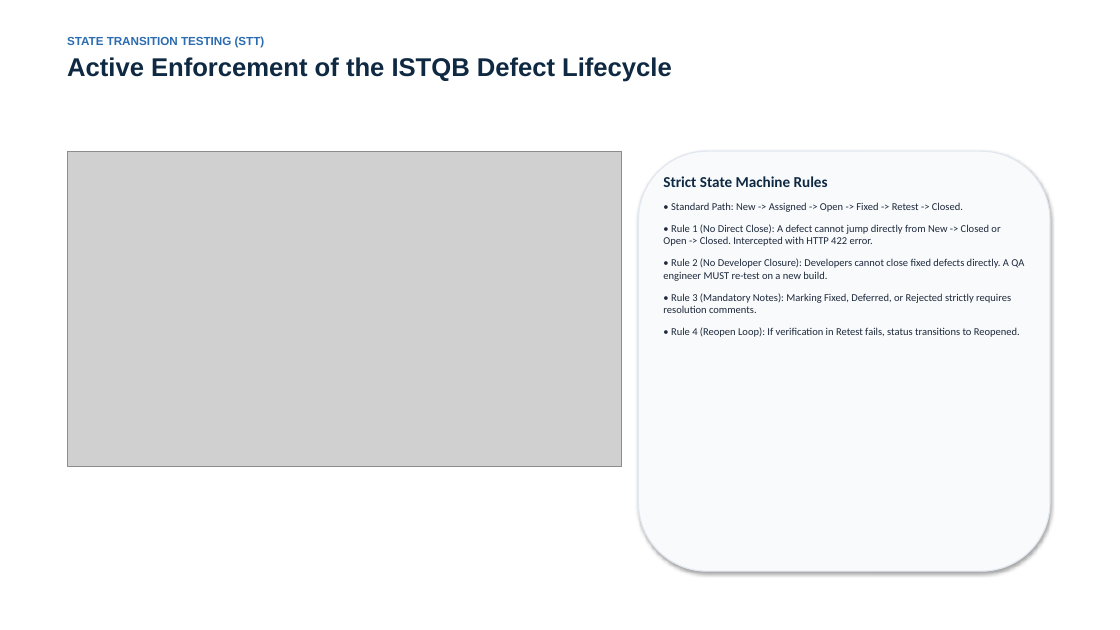
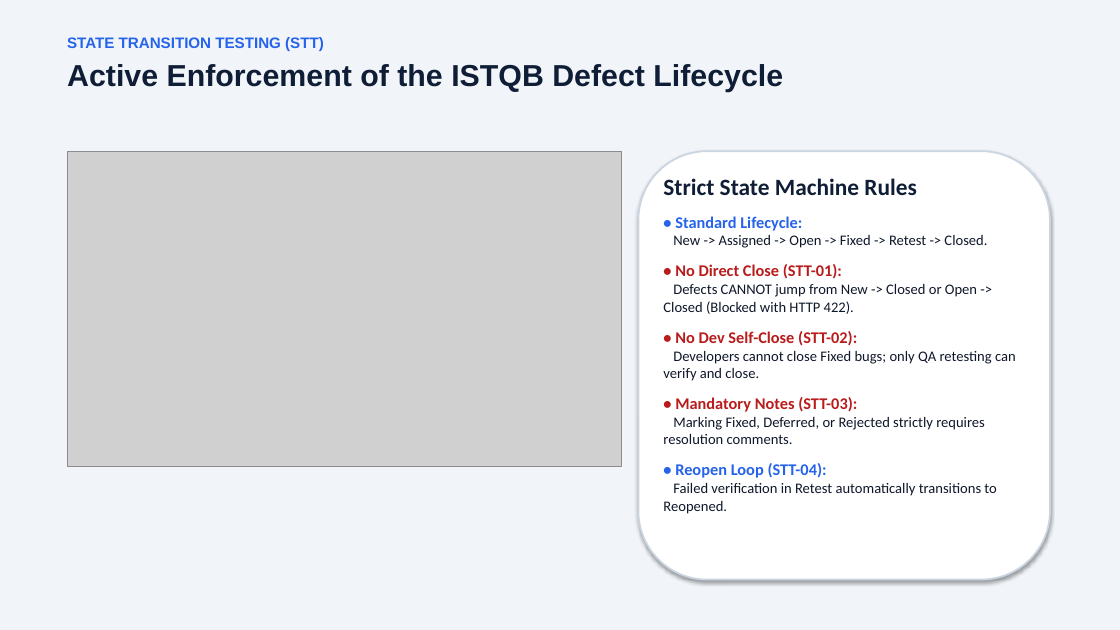
Before and after one commit to eya-khandoudi/TestFlow-ISTQB, a slide deck: slide 8 of docs/TestFlow_ISTQB_Presentation.pptx. Drawn at 1120x630 pixels with LibreOffice and Linux fonts; fonts in the diff are those of the drawing; grey boxes stand for pictures. Boxes give left, top, right and bottom in pixels: in the first picture for what was removed or moved away, otherwise in the second. Text is boxed around its words. In the diff, an @@ line names an element or a change of style, - is before the commit and + after.

Commit message:
Enhance TestFlow presentation with modern 16:9 design and large readable typography

```diff
--- a/docs/TestFlow_ISTQB_Presentation.pptx
+++ b/docs/TestFlow_ISTQB_Presentation.pptx
@@ rectangle added at (x1=0, y1=0, x2=1120, y2=630), fill #F1F5F9 @@
@@ text "STATE TRANSITION TESTING (STT)" at (x1=67, y1=37, x2=783, y2=92): size 10 to 13 pt, text colour #2B6CB0 to #2563EB in "STATE TRANSITION TESTING (STT)"; size 22 to 26 pt, text colour #0F2942 to #0F1E36 in "Active Enforcement of the ISTQB Defect Lifecycle"; more space between paragraphs @@
@@ rounded rectangle resized from (x1=639, y1=151, x2=1050, y2=571) to (x1=639, y1=151, x2=1050, y2=580) @@
@@ rounded rectangle at (x1=639, y1=151, x2=1050, y2=580): fill #F8FAFC to #FFFFFF; outline #E2E8F0 1 pt to #CBD5E1 1.5 pt @@
@@ text at (x1=663, y1=178, x2=916, y2=195): size 13 to 20 pt, text colour #0F2942 to #0F1E36 in "Strict State Machine Rules" @@
@@ text at (x1=663, y1=216, x2=1016, y2=514): text changed; size 9 to 12.5 pt; text colour #1E293B to #0F172A @@
-• Standard Path: New -> Assigned -> Open -> Fixed -> Retest -> Closed.
-• Rule 1 (No Direct Close): A defect cannot jump directly from New -> Closed or Open -> Closed. Intercepted with HTTP 422 error.
-• Rule 2 (No Developer Closure): Developers cannot close fixed defects directly. A QA engineer MUST re-test on a new build.
-• Rule 3 (Mandatory Notes): Marking Fixed, Deferred, or Rejected strictly requires resolution comments.
-• Rule 4 (Reopen Loop): If verification in Retest fails, status transitions to Reopened.
+• Standard Lifecycle:
+New -> Assigned -> Open -> Fixed -> Retest -> Closed.
+• No Direct Close (STT-01):
+Defects CANNOT jump from New -> Closed or Open -> Closed (Blocked with HTTP 422).
+• No Dev Self-Close (STT-02):
+Developers cannot close Fixed bugs; only QA retesting can verify and close.
+• Mandatory Notes (STT-03):
+Marking Fixed, Deferred, or Rejected strictly requires resolution comments.
+• Reopen Loop (STT-04):
+Failed verification in Retest automatically transitions to Reopened.
```
Also in this commit, not shown: 12 other slides changed, 2 other files.
